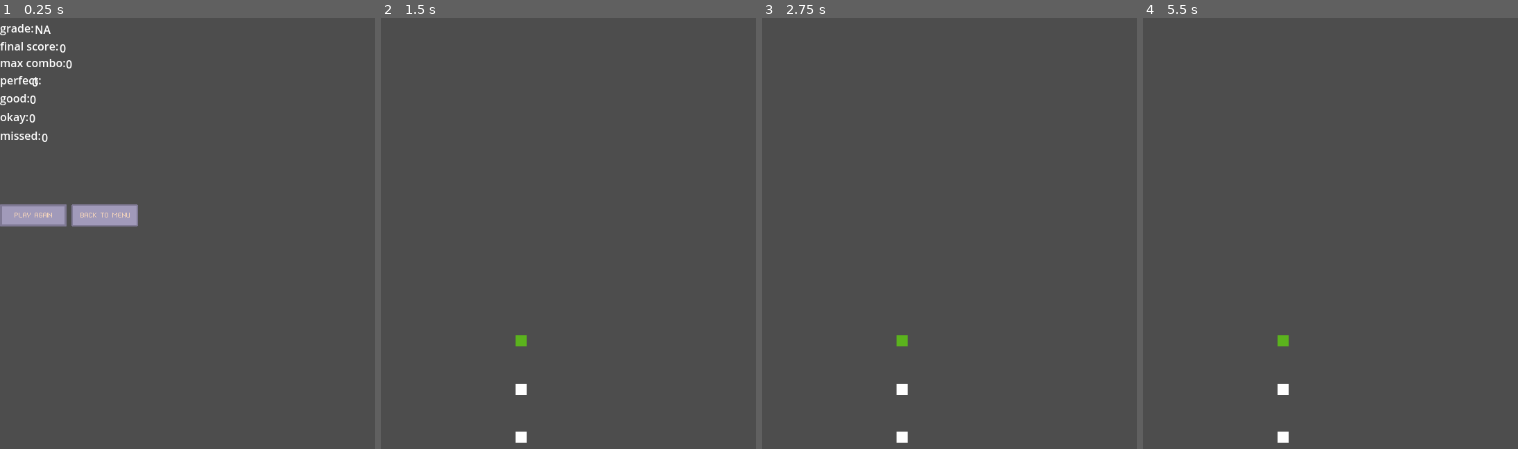
Above: before the commit, frames 1-4 (left to right).
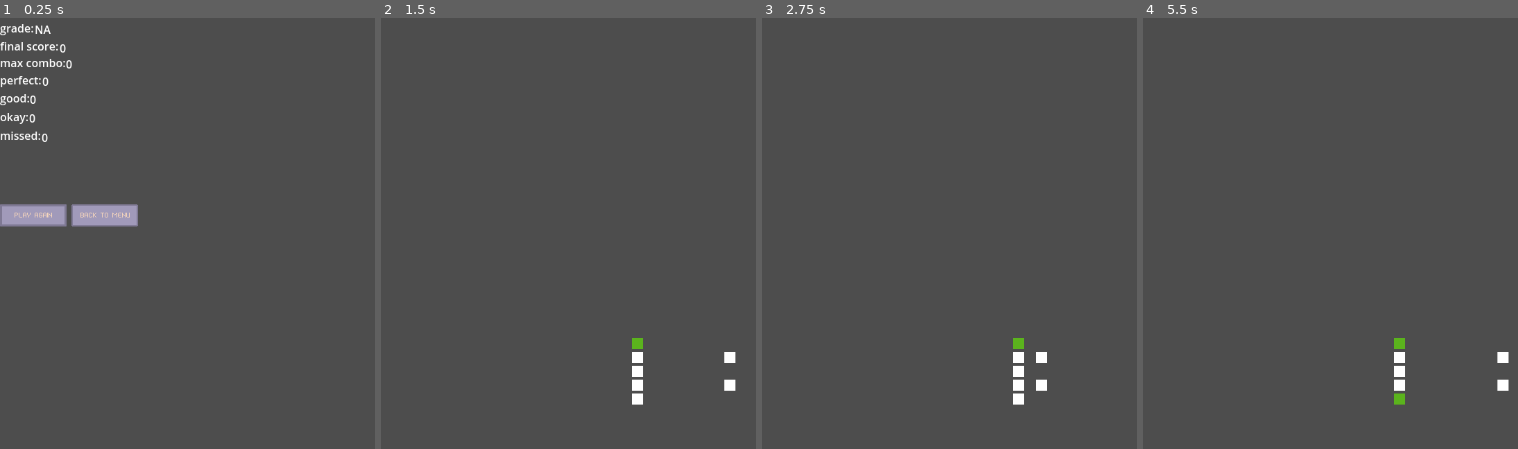
Above: after the commit, the same moments.

Repository: RAllen036/GrayMushroom
Game: Godot game, scene res://Scenes/Levels/End.tscn
Same seed, same stepped clock (60 frames per second), same inputs: the game is played once before the commit and once after it. This scene is started directly instead of the project's main scene. Sound files missing from this copy of the repository are replaced by a short silence.
Inputs (mouse positions are in pixels of both pictures, inside the frame that each line leads up to):
- Up to frame 1 (0.25 s): no input
- Up to frame 2 (1.5 s): click (414, 216) at 0.5 s; hold Up (up) from 1.28 s (still down); tap A (a) at 1.35 s
- Up to frame 3 (2.75 s): tap D (d) at 1.55, 2.1 s; release Up (up) at 2.03 s; hold Down (down) from 2.03 s (still down); tap A (a) at 2.3 s
- Up to frame 4 (5.5 s): release Down (down) at 2.78 s; hold Up (up) 2.78-4.28 s; tap A (a) at 2.85, 3.8, 4.35, 5.3 s; tap D (d) at 3.05, 3.6, 4.55, 5.1 s; tap Enter at 4.25 s; hold Down (down) from 4.28 s (still down); tap Space at 5 s

The runs differ from the first frame. In frame 1, less than 0.1% of the frame differs, in the area x 8-14%, y 13-17%; in frame 2, 0.8%; in frame 3, 0.8%; in frame 4, 0.8%, in the area x 35-98%, y 73-99%.

Commit message:
Actual commit 8d4c08b4e88e8e2bb90d112572cbac8dbb69f825
I forgot to add the files from the copy which was what I was working on

Diff:
--- a/Scenes/Levels/End.tscn
+++ b/Scenes/Levels/End.tscn
@@ -69,10 +69,10 @@
 text = "perfect:"
 
 [node name="PerfectNumber" type="Label" parent="."]
-offset_left = 46.0
-offset_top = 104.0
-offset_right = 86.0
-offset_bottom = 127.0
+offset_left = 61.0
+offset_top = 103.0
+offset_right = 101.0
+offset_bottom = 126.0
 
 [node name="GoodLabel" type="Label" parent="."]
 offset_top = 127.0
--- a/Scenes/Levels/Game.tscn
+++ b/Scenes/Levels/Game.tscn
@@ -10,9 +10,6 @@
 
 [node name="Conductor" parent="." instance=ExtResource("2_eik3v")]
 stream = ExtResource("3_1c8w2")
-
-[node name="Notes" type="Node2D" parent="."]
-position = Vector2(536, 373)
 
 [node name="Panel" type="Panel" parent="."]
 offset_left = -505.0
@@ -43,17 +40,6 @@
 grow_horizontal = 0
 grow_vertical = 2
 
-[node name="Button1" parent="." instance=ExtResource("4_un6us")]
-position = Vector2(202, 489)
-
-[node name="Button2" parent="." instance=ExtResource("4_un6us")]
-position = Vector2(202, 559)
-button = "b"
-
-[node name="Button3" parent="." instance=ExtResource("4_un6us")]
-position = Vector2(202, 628)
-button = "c"
-
 [node name="StartWait" type="Timer" parent="."]
 wait_time = 2.0
 one_shot = true
@@ -62,8 +48,32 @@
 wait_time = 3.0
 one_shot = true
 
+[node name="ButtonHolder" type="Node2D" parent="."]
+position = Vector2(370, 373)
+
+[node name="Button1" parent="ButtonHolder" instance=ExtResource("4_un6us")]
+position = Vector2(0, 120)
+
+[node name="Button2" parent="ButtonHolder" instance=ExtResource("4_un6us")]
+position = Vector2(0, 140)
+button = "s"
+
+[node name="Button3" parent="ButtonHolder" instance=ExtResource("4_un6us")]
+position = Vector2(0, 160)
+button = "d"
+
+[node name="Button4" parent="ButtonHolder" instance=ExtResource("4_un6us")]
+position = Vector2(0, 180)
+button = "f"
+
+[node name="Button5" parent="ButtonHolder" instance=ExtResource("4_un6us")]
+position = Vector2(0, 200)
+button = "space"
+
+[node name="Notes" type="Node2D" parent="."]
+position = Vector2(530, 373)
+
 [connection signal="beat" from="Conductor" to="." method="_on_conductor_beat"]
 [connection signal="finished" from="Conductor" to="." method="_on_conductor_finished"]
-[connection signal="measurex" from="Conductor" to="." method="_on_conductor_measurex"]
 [connection signal="timeout" from="StartWait" to="." method="_on_start_wait_timeout"]
 [connection signal="timeout" from="EndWait" to="." method="_on_end_wait_timeout"]
--- a/Scenes/Levels/Note.tscn
+++ b/Scenes/Levels/Note.tscn
@@ -26,6 +26,9 @@
 "speed": 5.0
 }]
 
+[sub_resource type="RectangleShape2D" id="RectangleShape2D_htiab"]
+size = Vector2(16, 16)
+
 [node name="Note" type="Node2D" groups=["note"]]
 script = ExtResource("1_66w4t")
 
@@ -45,3 +48,8 @@
 one_shot = true
 emission_shape = 1
 emission_sphere_radius = 4.2
+
+[node name="Area2D" type="Area2D" parent="." groups=["note"]]
+
+[node name="CollisionShape2D" type="CollisionShape2D" parent="Area2D" groups=["note"]]
+shape = SubResource("RectangleShape2D_htiab")
--- a/Scenes/Scripts/Level/Button.gd
+++ b/Scenes/Scripts/Level/Button.gd
@@ -8,24 +8,21 @@
 var okay = false
 var current_note = null
 
-func _ready():
-	pass
-
 func _input(event):
 	if event.is_action_pressed(button,false):
 		if current_note != null:
 			if perfect:
-				get_parent().increment_score(3)
+				get_parent().get_parent().increment_score(3)
 				current_note.destroy(3)
 			elif  good:
-				get_parent().increment_score(2)
+				get_parent().get_parent().increment_score(2)
 				current_note.destroy(2)
 			elif okay:
-				get_parent().increment_score(1)
+				get_parent().get_parent().increment_score(1)
 				current_note.destroy(1)
 			reset()
 		else:
-			get_parent().increment_score(randi_range(0,3))
+			get_parent().get_parent().increment_score(0)
 	if event.is_action_pressed(button):
 		$AnimatedSprite2D.frame = 1
 	elif event.is_action_released(button):
@@ -61,7 +58,7 @@
 func _on_okay_area_entered(area):
 	if area.is_in_group("note"):
 		okay = true
-		current_note = area
+		current_note = area.get_parent()
 
 func _on_okay_area_exited(area):
 	if area.is_in_group("note"):
--- a/Scenes/Scripts/Level/Conductor.gd
+++ b/Scenes/Scripts/Level/Conductor.gd
@@ -1,7 +1,6 @@
 extends AudioStreamPlayer
 
 var bpm: int = 100
-var measures: int = 4
 
 # Tracking the beat and song position
 var song_position: float = 0.0
@@ -9,7 +8,6 @@
 var sec_per_beat: float = 60.0 / bpm
 var last_reported_beat: int = 0
 var beats_before_start: int = 0
-var measure: int = 1
 
 # Determining how close to the beat an event is
 # Un sure how use full this is rn
@@ -17,7 +15,6 @@
 var time_off_beat = 0.0
 
 signal beat(pos)
-signal measurex(pos)
 
 func _ready():
 	sec_per_beat = 60.0 / bpm
@@ -31,12 +28,8 @@
 
 func report_beat():
 	if last_reported_beat < song_position_in_beats:
-		if measure > measures:
-			measure = 1
-		emit_signal("measurex", measure)
 		emit_signal("beat", song_position_in_beats)
 		last_reported_beat = song_position_in_beats
-		measure += 1
 
 func play_song():
 	play()
@@ -50,7 +43,6 @@
 	play()
 	seek(beat * sec_per_beat)
 	beats_before_start = offset
-	measure = beat % measures
 
 func _on_start_timer_timeout():
 	beats_before_start -= 1
--- a/Scenes/Scripts/Level/Game.gd
+++ b/Scenes/Scripts/Level/Game.gd
@@ -52,10 +52,15 @@
 	Score.missed = missed
 	Switch.scene(self, "res://Scenes/Levels/End.tscn")
 
-func spawn_notes(to_spawn):
+func spawn_notes(pos):
 
-	#for item in lane_pos[to_spawn]
-	pass
+	for i in range(0, lane_pos[pos].size() - 1):
+		if lane_pos[pos][i]:
+			var ins = note.instantiate()
+			note_holder.add_child(ins)
+			ins.init(i)
+			ins.add_to_group("note", true)
+
 
 func increment_score(by):
 	if by > 0:
@@ -85,17 +90,9 @@
 	combo = 0
 	combo_label.text = ""
 
-func _on_conductor_measurex(pos):
-	spawn_notes(spawn_beat[pos - 1])
 
-# This function / signal thing is what controls the amount of buttons on the screen
-# This function needs to be editted to look through a 2d or dictionary that's contents ~~
-# ~~ are from a text file that someone has put timings in
 func _on_conductor_beat(pos):
-	song_position_in_beats = pos
-	for item in measures:
-		if song_position_in_beats > item[0]:
-			spawn_beat = item[1]
+	spawn_notes(pos)
 
 # x = song_pos_in_beats % 4 #### This will be when the pattern should start
 # x = song_pos_in_measure
@@ -113,7 +110,6 @@
 	# Get the Values as boolean and add to measure based on instruments playing
 	var new_content_list = []
 	var last_set = ["00000"]
-	var measure = []
 
 	# Add comment on the absurdity below when able
 
@@ -131,16 +127,10 @@
 			total += temp_int
 			temp_bool_list.append(bool(temp_int))
 
-		measure.append(total)
-
 		new_content_list.append(temp_bool_list)
 
-		if measure.size() == 4:
-			measures.append([i, measure])
-			measure = []
 	lane_pos = new_content_list
-	#print(new_content_list)
-	#print(measures)
+	#print(lane_pos)
 
 
 # Tells us when the song is finished and waits 3 seconds for anything on screen
@@ -150,6 +140,5 @@
 func _on_end_wait_timeout():
 	song_finished()
 
-
 func _on_start_wait_timeout():
 	conductor.play_with_beat_offset(8)
--- a/Scenes/Scripts/Level/Note.gd
+++ b/Scenes/Scripts/Level/Note.gd
@@ -3,10 +3,8 @@
 # Used to get the sprite
 @export var note = "a"
 
-const TARGET_X = -164
-const SPAWN_X = 16
+const TARGET_X = -160
 const SPAWN_Y = 120
-const DIST_TO_TARGET = TARGET_X - SPAWN_X
 
 var speed: float = 100.0
 var hit: bool = false
@@ -18,19 +16,17 @@
 			queue_free()
 			get_parent().get_parent().reset_combo()
 	else:
-		$Node2D.position.y += speed * delta
+		$Node2D.position.x += speed * delta
 
 func init(lane):
 
-	if lane >= 0 and lane < 5:
-		$AnimatedSprite2D.frame = lane
-		position = Vector2(SPAWN_X, SPAWN_Y + 20 * lane)
-
-	speed = DIST_TO_TARGET / 2.0
+	$AnimatedSprite2D.frame = lane
+	position = Vector2(0, SPAWN_Y + 20 * lane)
+	speed = TARGET_X / 2.0
 
 func destroy(score):
 	$CPUParticles2D.emitting = true
-	$AnimatedSprite.visible = false
+	$AnimatedSprite2D.hide()
 	$Timer.start()
 	hit = true
 	if score == 3:
--- a/project.godot
+++ b/project.godot
@@ -185,6 +185,11 @@
 "events": [Object(InputEventKey,"resource_local_to_scene":false,"resource_name":"","device":-1,"window_id":0,"alt_pressed":false,"shift_pressed":false,"ctrl_pressed":false,"meta_pressed":false,"pressed":false,"keycode":0,"physical_keycode":90,"key_label":0,"unicode":122,"echo":false,"script":null)
 ]
 }
+space={
+"deadzone": 0.5,
+"events": [Object(InputEventKey,"resource_local_to_scene":false,"resource_name":"","device":-1,"window_id":0,"alt_pressed":false,"shift_pressed":false,"ctrl_pressed":false,"meta_pressed":false,"pressed":false,"keycode":0,"physical_keycode":32,"key_label":0,"unicode":32,"echo":false,"script":null)
+]
+}
 
 [rendering]
 
Not shown: 1 places in Scenes/Levels/Note.tscn that only renumber resources
Not shown, added: Scenes/Levels/but9495.tmp
